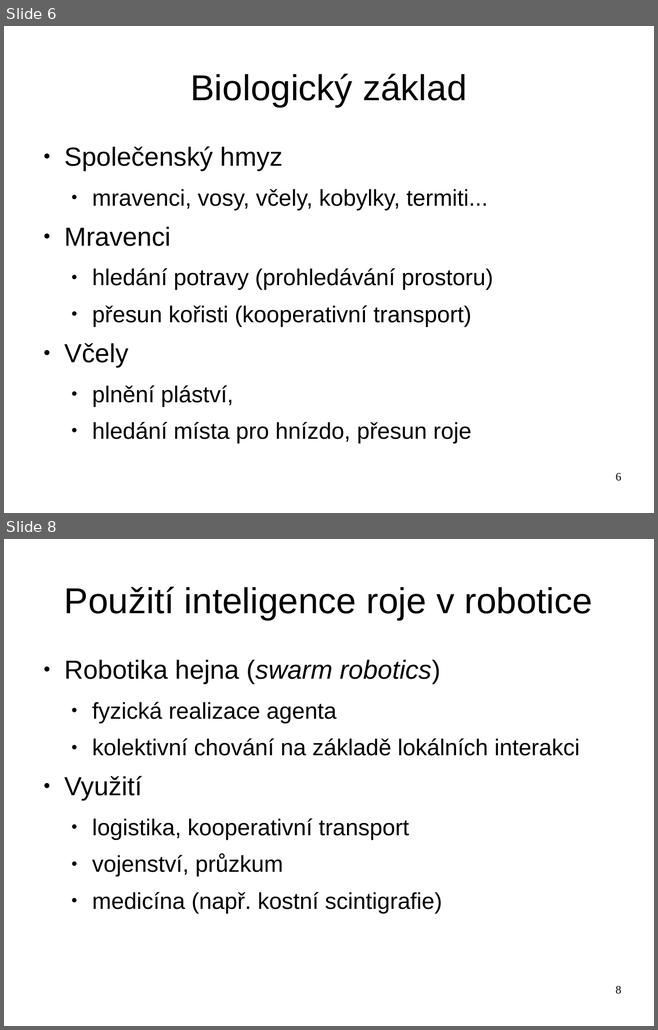
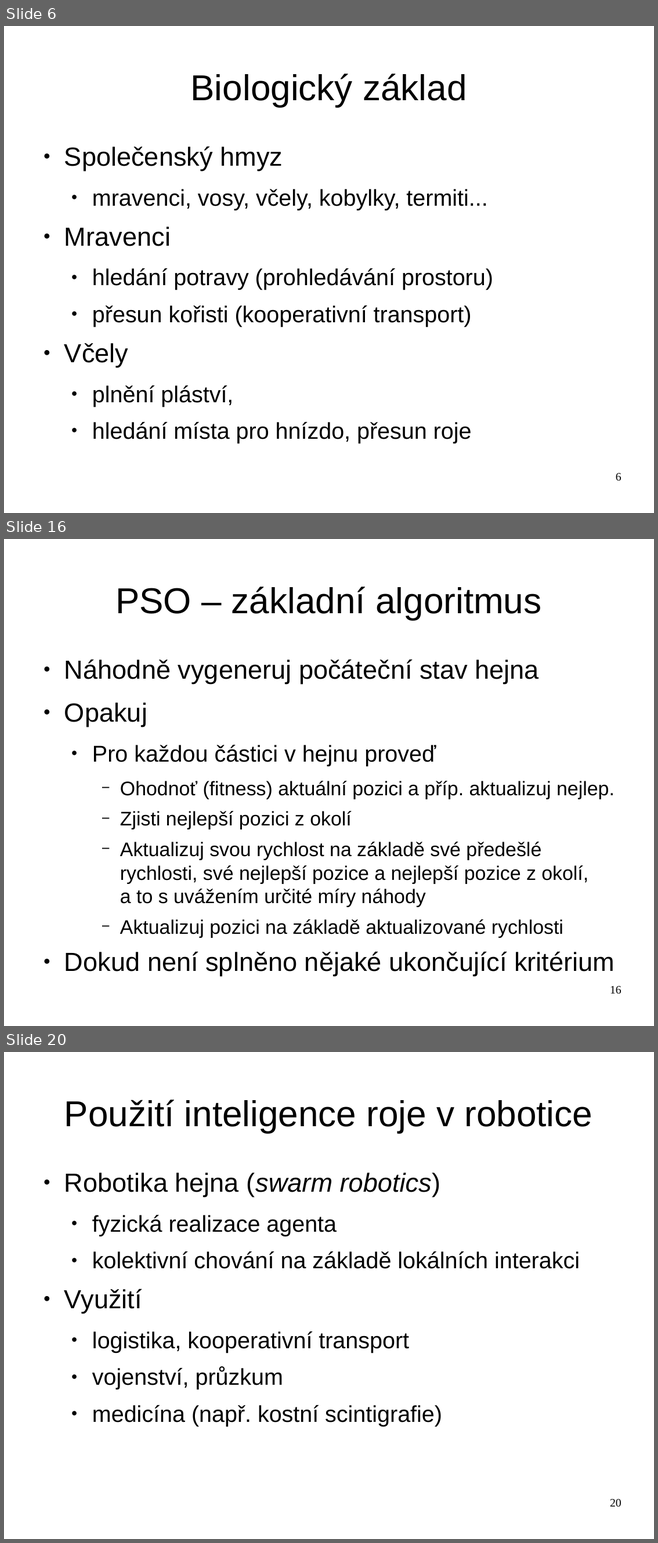
Before and after one commit to hellerstanislav/sin, a slide deck: presentation/swarm.odp. Shown one above the other, each under a label of ours: slides 6 and 8 before the commit, slides 6, 16 and 20 after it; the slides between them are not shown. The pictures are 658x1030 and 658x1543 pixels, drawn with LibreOffice and Linux fonts; fonts in the diff are those of the drawing. Boxes give left, top, right and bottom in pixels: in the first picture for what was removed or moved away, otherwise in the second. Text is boxed around its words. In the diff, an @@ line names an element or a change of style, - is before the commit and + after.

```diff
--- a/presentation/swarm.odp
+++ b/presentation/swarm.odp
@@ slide 16 added at <box>4,539,654,1026</box>, background #FFFFFF @@
@@ title added at <box>115,587,541,620</box>, 44 pt, text #000000 @@
+PSO – základní algoritmus
@@ text added at <box>64,659,614,976</box>, 24 pt, text #000000 @@
+● Náhodně vygeneruj počáteční stav hejna
+● Opakuj
+  ● Pro každou částici v hejnu proveď
+    − Ohodnoť (fitness) aktuální pozici a příp. aktualizuj nejlep.
+    − Zjisti nejlepší pozici z okolí
+    − Aktualizuj svou rychlost na základě své předešlé rychlosti, své nejlepší pozice a nejlepší pozice z okolí,
+      a to s uvážením určité míry náhody
+    − Aktualizuj pozici na základě aktualizované rychlosti
+● Dokud není splněno nějaké ukončující kritérium
@@ page number added at <box>610,986,621,994</box>, 14 pt, text #000000 @@
+16
@@ what was slide 8 is now slide 20 @@
@@ page number at <box>610,1499,621,1507</box>: text changed @@
-8
+20
```
Also in this commit, not shown: 1 slide changed, 11 other slides added, 1 other file.
